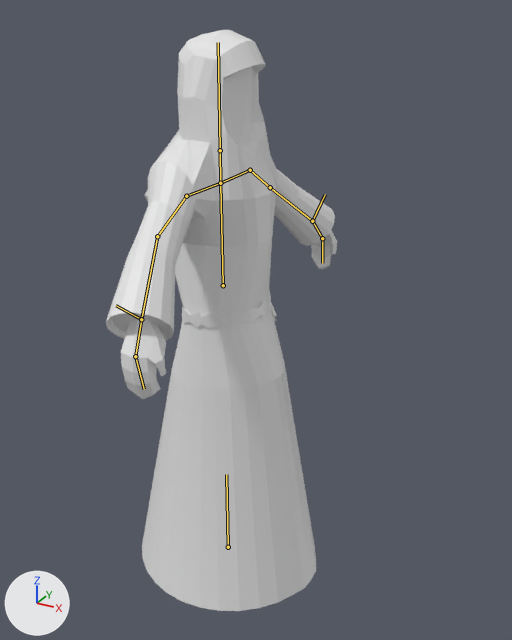
What one commit did to the Blender file project-id-gameoff2024/Assets/Models/Characters/cultists.blend.
One viewpoint serves both versions: a 50 mm lens placed at (16.3, -26.5, 27.3), pointed at (1.6, 0.3, 14.0). Every picture has the same lights, and +X, +Y and +Z are marked at lower left. The bones that bend it are drawn over the model as lines.
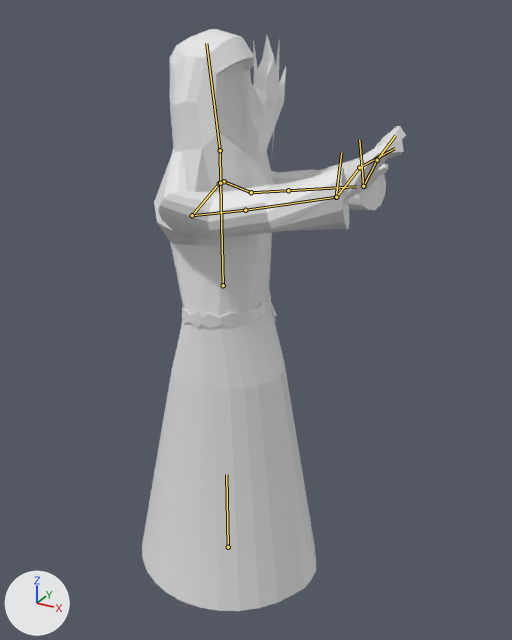
The newer file adds an action. The first version stands in its rest pose; the second is drawn at frame 69 of the action 'BulletHell'.

Edits to the scene script, one JSON object a line:
```json
{"block": "bone_bone_002", "where": "bone_bone_002 = bpy.data.objects['Armature'].pose.bones['Bone.002']  # child of 'Bone.001'"}
{"op": "set", "path": "bone_bone_002.location", "old": "(0.0, 0.0, 0.0)", "new": "(0.0, 0.3, -0.01)"}
{"op": "set", "path": "bone_bone_002.rotation_quaternion", "old": "(1.0, 0.0, 0.0, 0.0)", "new": "(0.978, -0.206, 0.0, 0.0)", "note": "degrees (0, 0, 0) -> degrees (-24, 0, 0)"}
{"block": "bone_bone_007", "where": "bone_bone_007 = bpy.data.objects['Armature'].pose.bones['Bone.007']  # child of 'Bone.001'"}
{"op": "set", "path": "bone_bone_007.location", "old": "(0.0, 0.0, 0.0)", "new": "(0.0, 0.15, 0.0)"}
{"op": "set", "path": "bone_bone_007.rotation_quaternion", "old": "(1.0, 0.0, 0.0, 0.0)", "new": "(0.985, 0.145, -0.03, -0.052)", "note": "degrees (0, 0, 0) -> degrees (17, -3, -6)"}
{"block": "bone_bone_013", "where": "bone_bone_013 = bpy.data.objects['Armature'].pose.bones['Bone.013']  # child of 'Bone.012'"}
{"op": "set", "path": "bone_bone_013.rotation_quaternion", "old": "(1.0, 0.0, 0.0, 0.0)", "new": "(0.995, -0.002, 0.012, 0.065)", "note": "degrees (0, 0, 0) -> degrees (0, 1, 7)"}
{"block": "bone_bone_014", "where": "bone_bone_014 = bpy.data.objects['Armature'].pose.bones['Bone.014']"}
{"op": "set", "path": "bone_bone_014.location", "old": "(0.0, 0.0, 0.0)", "new": "(6.44, -2.22, -5.31)"}
{"op": "set", "path": "bone_bone_014.rotation_quaternion", "old": "(1.0, 0.0, 0.0, 0.0)", "new": "(0.64, -0.197, 0.631, -0.391)", "note": "degrees (0, 0, 0) -> degrees (-80, 41, -98)"}
{"block": "bone_bone_010", "where": "bone_bone_010 = bpy.data.objects['Armature'].pose.bones['Bone.010']  # child of 'Bone.014'"}
{"op": "set", "path": "bone_bone_010.rotation_quaternion", "old": "(1.0, 0.0, 0.0, 0.0)", "new": "(0.835, -0.519, -0.158, -0.091)", "note": "degrees (0, 0, 0) -> degrees (-64, -21, 1)"}
{"block": "bone_bone_011", "where": "bone_bone_011 = bpy.data.objects['Armature'].pose.bones['Bone.011']  # child of 'Bone.010'"}
{"op": "set", "path": "bone_bone_011.rotation_quaternion", "old": "(1.0, 0.0, 0.0, 0.0)", "new": "(0.977, -0.155, 0.0, 0.004)", "note": "degrees (0, 0, 0) -> degrees (-18, 0, 1)"}
{"block": "bone_bone_015", "where": "bone_bone_015 = bpy.data.objects['Armature'].pose.bones['Bone.015']"}
{"op": "set", "path": "bone_bone_015.location", "old": "(0.0, 0.0, 0.0)", "new": "(6.41, -2.8, 5.12)"}
{"op": "set", "path": "bone_bone_015.rotation_quaternion", "old": "(1.0, 0.0, 0.0, 0.0)", "new": "(0.614, 0.301, -0.637, -0.356)", "note": "degrees (0, 0, 0) -> degrees (90, -35, -95)"}
{"block": "bone_bone_005", "where": "bone_bone_005 = bpy.data.objects['Armature'].pose.bones['Bone.005']  # child of 'Bone.015'"}
{"op": "set", "path": "bone_bone_005.rotation_quaternion", "old": "(1.0, 0.0, 0.0, 0.0)", "new": "(0.889, 0.434, 0.132, -0.059)", "note": "degrees (0, 0, 0) -> degrees (52, 17, 1)"}
{"block": "bone_bone_006", "where": "bone_bone_006 = bpy.data.objects['Armature'].pose.bones['Bone.006']  # child of 'Bone.005'"}
{"op": "set", "path": "bone_bone_006.rotation_quaternion", "old": "(1.0, 0.0, 0.0, 0.0)", "new": "(0.958, 0.28, 0.025, 0.011)", "note": "degrees (0, 0, 0) -> degrees (33, 2, 2)"}
```

Pixel boxes [x1, y1, x2, y2] of what changed, in the pictures (512 x 640 px):
```json
{"object": "Circle", "change": "posed", "before": [106, 30, 337, 611], "after": [142, 29, 406, 611], "on screen": "14% wider"}
{"object": "Cube", "change": "now drawn", "after": [245, 36, 286, 165]}
{"bone": "Bone.002", "before": "(220, 183) to (250, 170)", "after": "(224, 181) to (251, 192)"}
{"bone": "Bone.007", "before": "(220, 183) to (186, 196)", "after": "(219, 183) to (192, 215)"}
{"bone": "Bone.013", "before": "(220, 150) to (218, 42)", "after": "(220, 150) to (206, 43)"}
{"bone": "Bone.014", "before": "(141, 319) to (116, 305)", "after": "(336, 197) to (341, 152)"}
{"bone": "Bone.010", "before": "(141, 319) to (135, 356)", "after": "(336, 197) to (359, 167)"}
{"bone": "Bone.011", "before": "(135, 356) to (144, 389)", "after": "(359, 167) to (394, 148)"}
{"bone": "Bone.015", "before": "(312, 221) to (325, 194)", "after": "(363, 186) to (359, 139)"}
{"bone": "Bone.005", "before": "(312, 221) to (322, 238)", "after": "(363, 186) to (377, 160)"}
{"bone": "Bone.006", "before": "(322, 238) to (322, 263)", "after": "(377, 160) to (395, 135)"}
```
